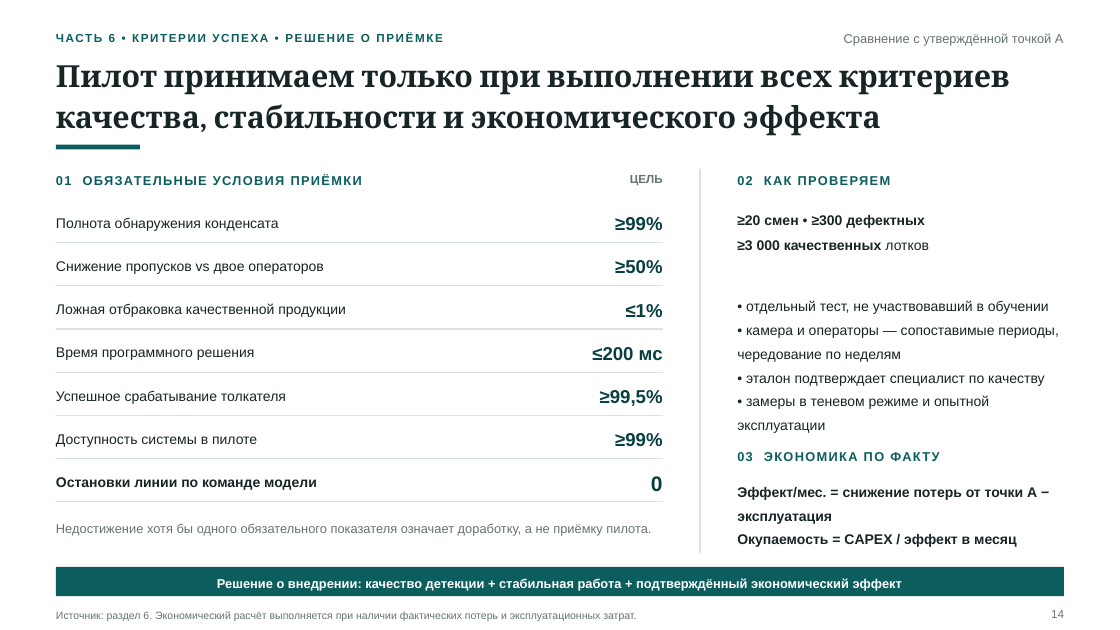
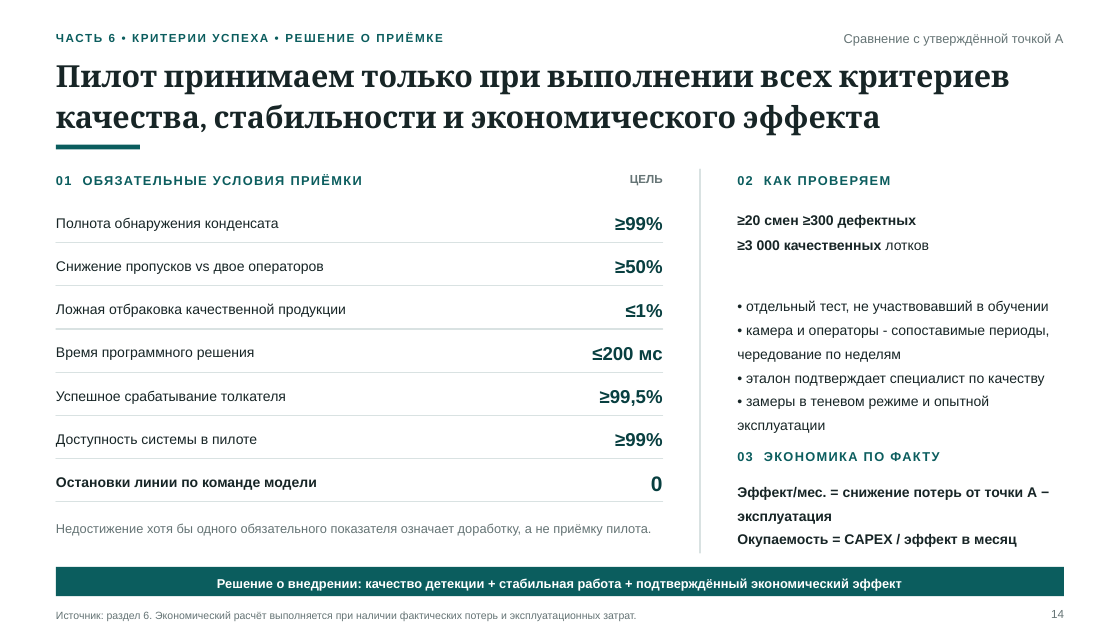
Before and after one commit to TatsianaPoto/head_of_IA, a slide deck: slide 1 of 6_Project_success_criterion.pptx. Drawn at 1120x630 pixels with LibreOffice and Linux fonts; fonts in the diff are those of the drawing. Boxes give left, top, right and bottom in pixels: in the first picture for what was removed or moved away, otherwise in the second. Text is boxed around its words. In the diff, an @@ line names an element or a change of style, - is before the commit and + after.

```diff
--- a/6_Project_success_criterion.pptx
+++ b/6_Project_success_criterion.pptx
@@ text at [737,215,916,228]: text changed @@
-≥20 смен • ≥300 дефектных
+≥20 смен ≥300 дефектных
@@ text at [737,327,1049,362]: text changed @@
-• камера и операторы — сопоставимые периоды, чередование по неделям
+• камера и операторы - сопоставимые периоды, чередование по неделям
```
Also in this commit, not shown: 4 other files.
